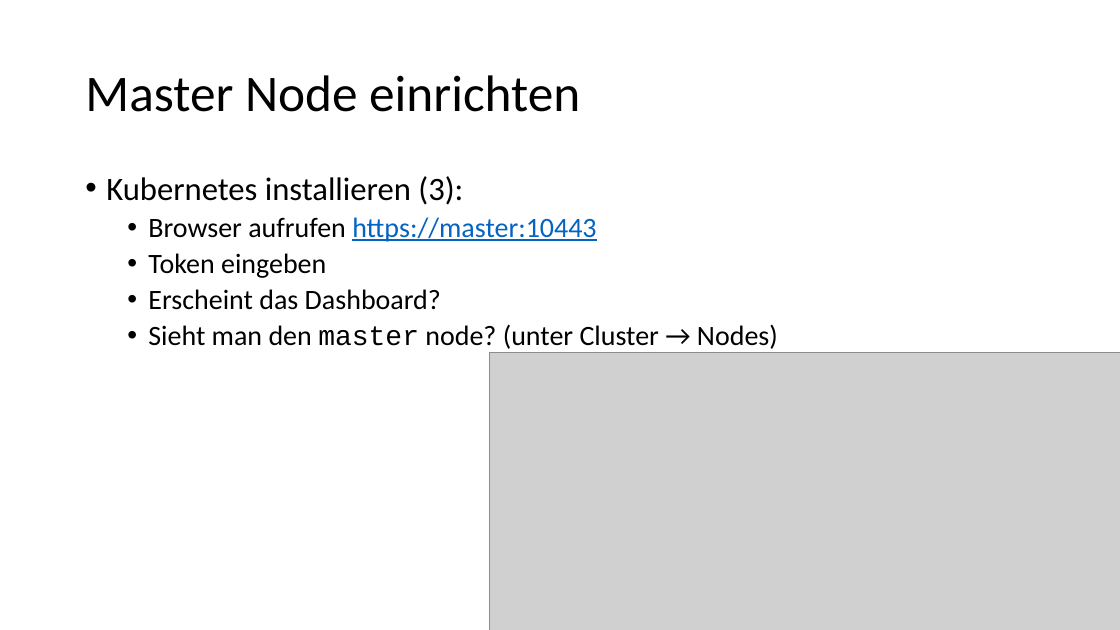
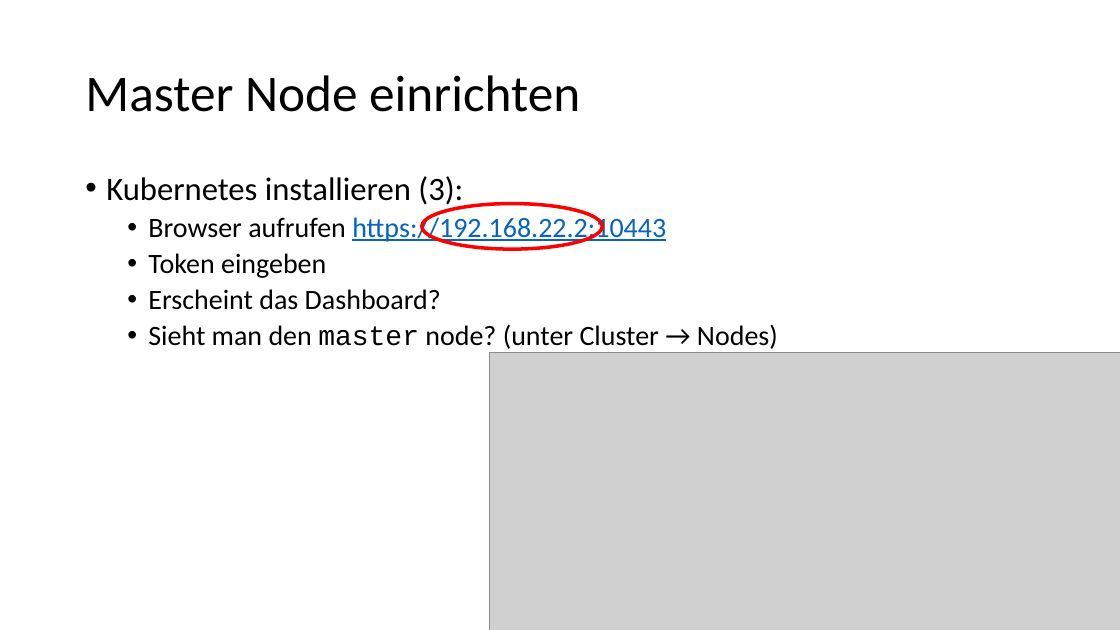
Before and after one commit to igeldo/PR4-SoSe23, a slide deck: slide 11 of sample/kubernetes/Bring your own device - Teil 1.pptx (slide 10 before the commit). Drawn at 1120x630 pixels with LibreOffice and Linux fonts; fonts in the diff are those of the drawing; grey boxes stand for pictures. Boxes give left, top, right and bottom in pixels: in the first picture for what was removed or moved away, otherwise in the second. Text is boxed around its words. In the diff, an @@ line names an element or a change of style, - is before the commit and + after.

Commit message:
fix master address

```diff
--- a/sample/kubernetes/Bring your own device - Teil 1.pptx
+++ b/sample/kubernetes/Bring your own device - Teil 1.pptx
@@ ellipse added at (422, 203, 602, 249), outline #FF0000 3 pt @@
@@ text at (148, 214, 666, 244): text changed @@
-  • Browser aufrufen https://master:10443
+  • Browser aufrufen https://192.168.22.2:10443
```
Also in this commit, not shown: 1 slide added.
